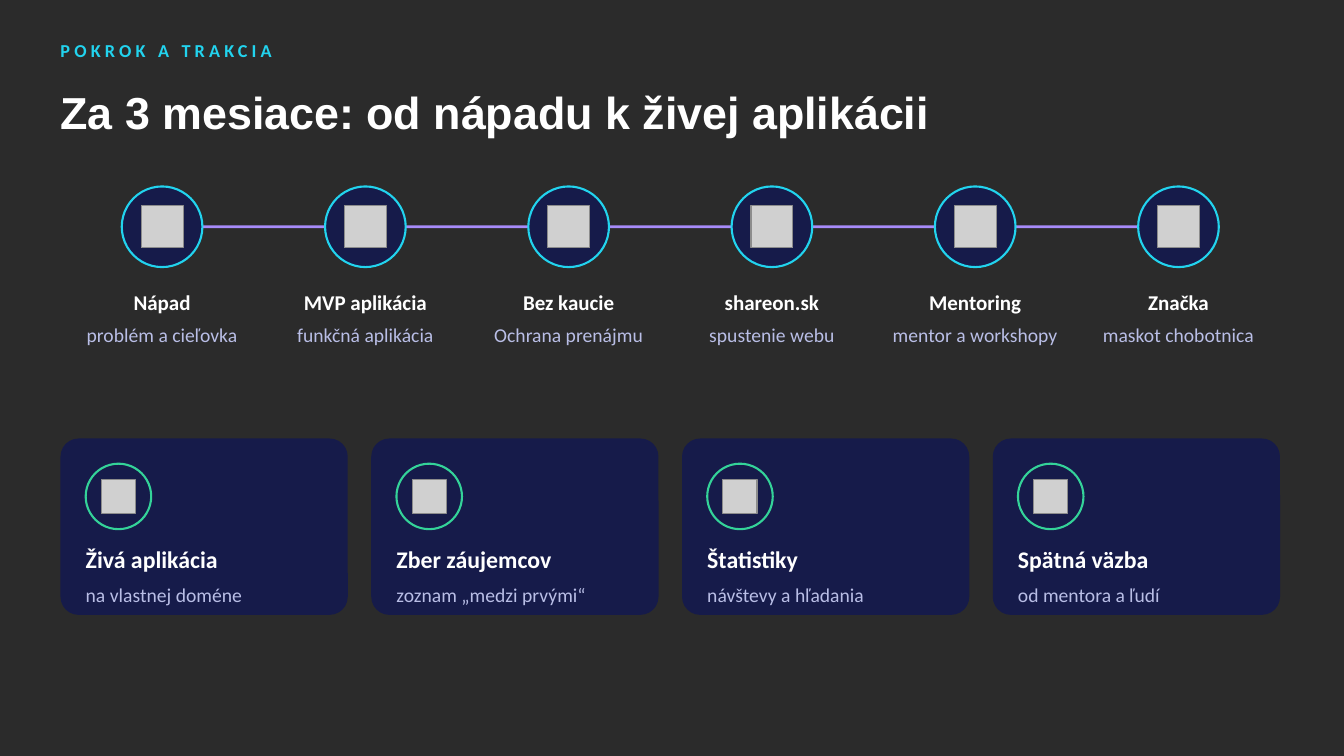
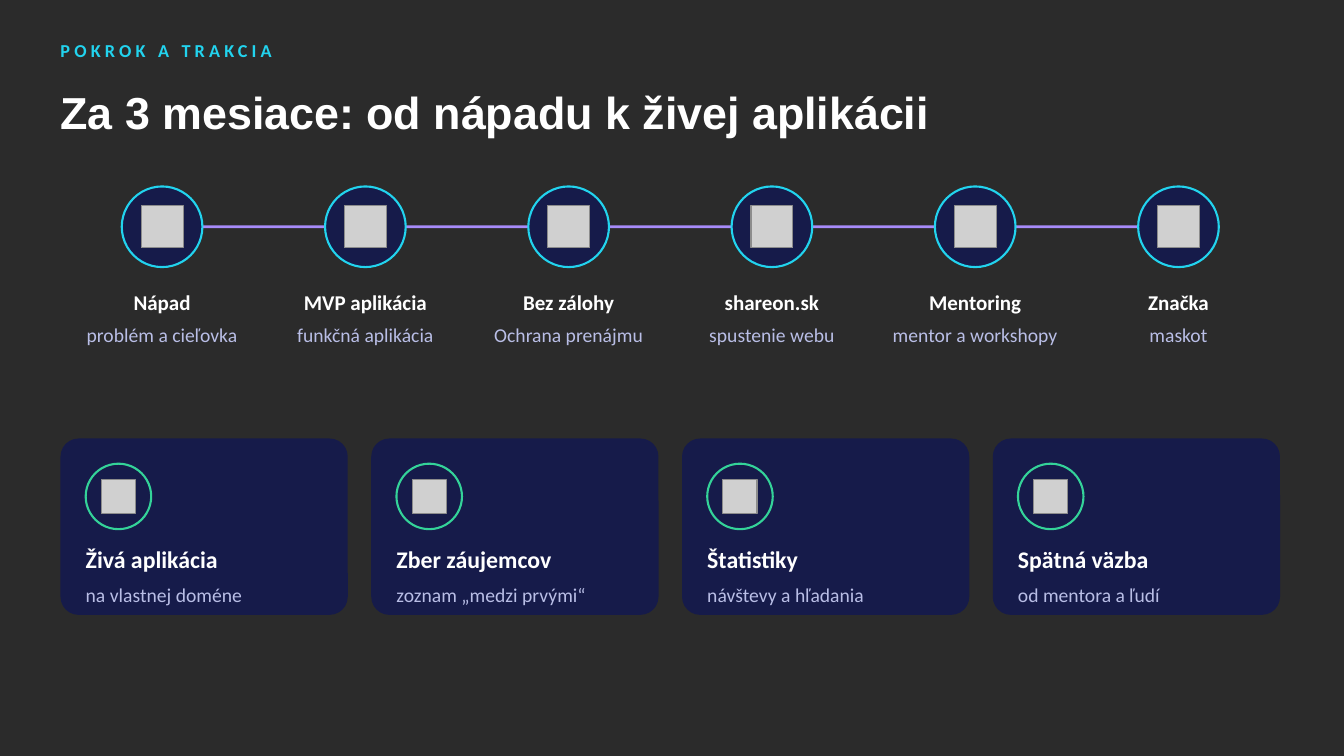
Before and after one commit to samueljurik5-web/shareon, a slide deck: slide 9 of docs/pitch/ShareOn-pitch-deck.pptx. Drawn at 1344x756 pixels with LibreOffice and Linux fonts; fonts in the diff are those of the drawing; grey boxes stand for pictures; background and template pictures are left out; a plain dark background stands for a picture behind light text. Boxes give left, top, right and bottom in pixels: in the first picture for what was removed or moved away, otherwise in the second. Text is boxed around its words. In the diff, an @@ line names an element or a change of style, - is before the commit and + after.

```diff
--- a/docs/pitch/ShareOn-pitch-deck.pptx
+++ b/docs/pitch/ShareOn-pitch-deck.pptx
@@ text at (523, 295, 614, 314): text changed @@
-Bez kaucie
+Bez zálohy
@@ text at (1149, 328, 1207, 342): text changed @@
-maskot chobotnica
+maskot
```
Also in this commit, not shown: 9 other slides changed, 1 other file.
